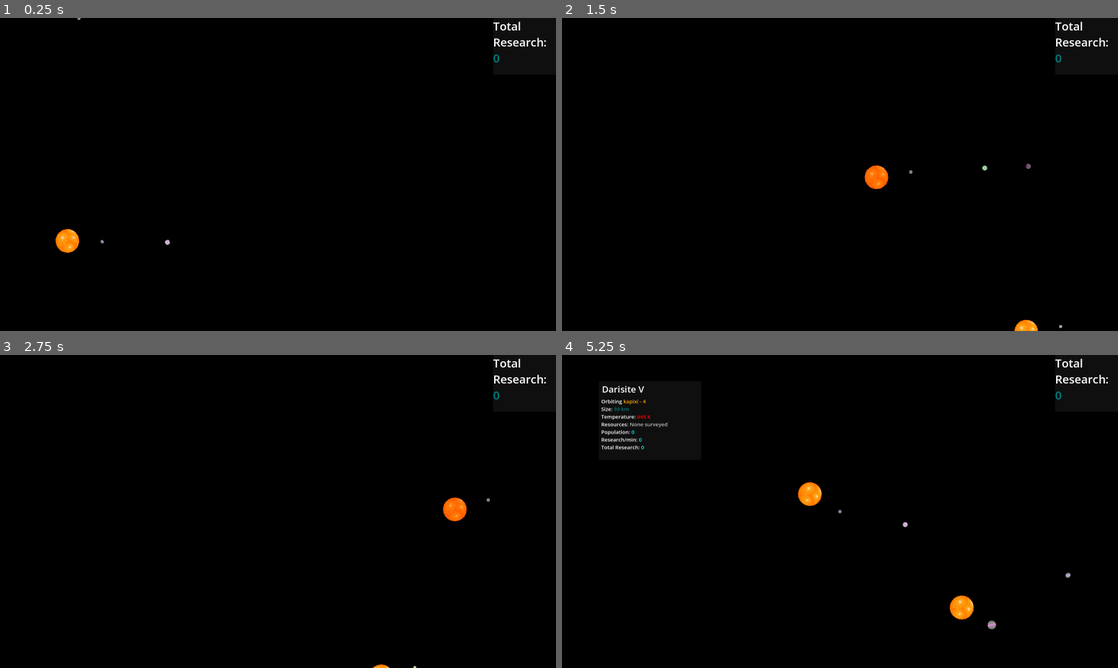
Above: before the commit, frames 1-4 (two rows, left to right).
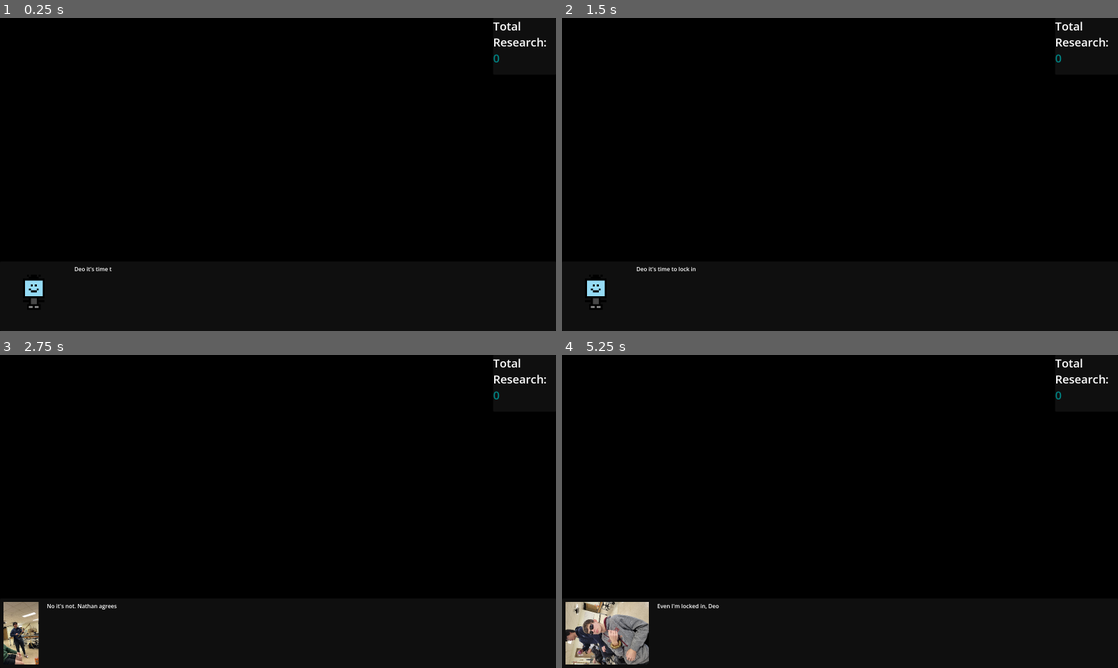
Above: after the commit, the same moments.

Repository: matthman2019/cac-space-game
Game: Godot game, scene res://entities/scenes/GAME.tscn
The game is run twice, just before and just after one commit, with the same random seed, the same clock (stepped at 60 frames per second) and the same inputs.
Inputs (mouse positions are in pixels of both pictures, inside the frame that each line leads up to):
- Up to frame 1 (0.25 s): no input
- Up to frame 2 (1.5 s): tap Enter at 0.5 s; drag from (639, 21) to (662, 243) at 0.52 s; drag from (867, 221) to (1079, 215) at 1.27 s
- Up to frame 3 (2.75 s): tap Space at 2 s; move the mouse to (333, 442) at 2.02 s; click (333, 442) at 2.17 s
- Up to frame 4 (5.25 s): tap Enter at 2.75 s; drag from (979, 667) to (673, 464) at 2.77 s; tap Space at 3.5 s; drag from (856, 633) to (867, 511) at 3.52 s; drag from (773, 423) to (956, 448) at 4.27 s; move the mouse to (867, 420) at 5.02 s; click (867, 420) at 5.17 s

The runs differ from the first frame. In frame 1, 0.5% of the frame differs, in the area x 4-31%, y 0-93%; in frame 2, 0.7%; in frame 3, 1.6%; in frame 4, 4.2%, in the area x 0-92%, y 9-99%.

Commit message:
Added Loading and Dialogue
Loading now works! Check out loadSave() in system_map.gd. Also put dialogue into the main scene.

Diff:
--- a/entities/scenes/GAME.tscn
+++ b/entities/scenes/GAME.tscn
@@ -4,6 +4,7 @@
 [ext_resource type="PackedScene" uid="uid://bhaxw383vgqjt" path="res://entities/scenes/system_map.tscn" id="2_a388t"]
 [ext_resource type="PackedScene" uid="uid://nqi2ykyfpor3" path="res://interface/researchCount.tscn" id="3_g8udf"]
 [ext_resource type="PackedScene" uid="uid://bgewstgpfo7dr" path="res://interface/planet_info_gui.tscn" id="3_planet_gui"]
+[ext_resource type="PackedScene" uid="uid://ce7uiaq3jd2ar" path="res://entities/scenes/dialog.tscn" id="5_ohjsi"]
 
 [node name="GAME" type="Node2D" unique_id=2041336532]
 
@@ -40,3 +41,7 @@
 layout_mode = 1
 
 [node name="SystemMap" parent="." unique_id=960484211 instance=ExtResource("2_a388t")]
+
+[node name="CanvasLayer" parent="." unique_id=850405962 instance=ExtResource("5_ohjsi")]
+
+[editable path="CanvasLayer"]
--- a/entities/scripts/miscScripts/DialogPanel.gd
+++ b/entities/scripts/miscScripts/DialogPanel.gd
@@ -68,3 +68,4 @@
 	await dialog(deo, "No it's not. Nathan agrees")
 	await dialog(nathan, "Even I'm locked in, Deo")
 	await dialog(deo, "Shoot")
+	visible = false
--- a/entities/scripts/planetScripts/Planet.gd
+++ b/entities/scripts/planetScripts/Planet.gd
@@ -4,7 +4,6 @@
 var MIN_SPIN_SPEED: float = 0.3
 var MAX_SPIN_SPEED: float = 1.0
 
-var textureList = []
 @onready var sprite: Sprite2D = $ShadedPlanet
 @onready var gui = get_tree().get_first_node_in_group("planet_info_gui")
 
@@ -20,6 +19,7 @@
 @export_custom(PROPERTY_HINT_SAVE_FILE, "save") var resources: Array = []
 @export_custom(PROPERTY_HINT_SAVE_FILE, "save") var darkColor: Vector3 = Vector3.ZERO
 @export_custom(PROPERTY_HINT_SAVE_FILE, "save") var lightColor: Vector3 = Vector3.ONE
+@export_custom(PROPERTY_HINT_SAVE_FILE, "save") var textureID : int = 0
 
 # --- ORBIT ---
 @export_custom(PROPERTY_HINT_SAVE_FILE, "save") var starPos: Vector2
@@ -54,6 +54,7 @@
 		darkColor = pData.darkColor
 		lightColor = pData.lightColor
 		sprite.setColors(darkColor, lightColor) # this must be run on setup()
+		textureID = pData.textureID
 
 func _process(delta: float) -> void:
 	angle += orbitSpeed * delta
@@ -72,8 +73,8 @@
 func _ready():
 	$Area2D.connect("input_event", _onStaticBody2dInputEvent)
 	$Area2D.connect("mouse_exited", _onStaticBody2dMouseExited)
-	loadPlanetTextures()
-	sprite.texture = textureList.pick_random()
+	sprite.texture = PlanetTextureLoader.textureList[textureID]
+	$ShadedPlanet.setColors(darkColor, lightColor)
 
 func _onStaticBody2dInputEvent(viewport: Node, event: InputEvent, shape_idx: int) -> void:
 	if event is InputEventMouseButton and not click and event.button_index == MOUSE_BUTTON_LEFT:
@@ -95,18 +96,16 @@
 	if gui != null:
 		gui.visible = false
 
-func loadPlanetTextures():
-	var textureLocation = "res://assets/grayscalePlanets/"
-	var fileAccess = DirAccess.open(textureLocation)
-	for file in fileAccess.get_files():
-		if file.ends_with(".import"):
-			continue
-		textureList.append(load(textureLocation.path_join(file)))
+
 
 func toDict():
 	var returnDict = {}
 	for property in get_property_list():
-		if property["hint_string"] == "save":
+		if property["hint_string"] == "save" or property["name"] == "position":
 			var name = property["name"]
-			returnDict[name] = self.get(name)
+			returnDict[name] = var_to_str(self.get(name))
 	return returnDict
+
+func fromDict(dict : Dictionary):
+	for key in dict.keys():
+		set(key, str_to_var(dict[key]))
--- /dev/null
+++ b/entities/scripts/planetScripts/PlanetTextureLoader.gd
@@ -0,0 +1,15 @@
+extends Node
+
+var textureList = []
+
+func loadPlanetTextures():
+	var textureLocation = "res://assets/grayscalePlanets/"
+	var fileAccess = DirAccess.open(textureLocation)
+	for file in fileAccess.get_files():
+		if file.ends_with(".import"):
+			continue
+		textureList.append(load(textureLocation.path_join(file)))
+
+# Called when the node enters the scene tree for the first time.
+func _ready() -> void:
+	loadPlanetTextures()
--- a/entities/scripts/planetScripts/shaded_planet_sprite_test.gd
+++ b/entities/scripts/planetScripts/shaded_planet_sprite_test.gd
@@ -15,7 +15,7 @@
 
 # Called when the node enters the scene tree for the first time.
 func _ready() -> void:
-	shuffleColor()
+	pass
 
 
 # Called every frame. 'delta' is the elapsed time since the previous frame.
--- a/entities/scripts/systemScripts/solar_system.gd
+++ b/entities/scripts/systemScripts/solar_system.gd
@@ -51,15 +51,33 @@
 	planet.add_to_group("planets")
 	planet.setup($Star.position, planetData)
 
+func addPlanetFromDict(dict : Dictionary):
+	var planet : Planet = planetScene.instantiate()
+	planet.fromDict(dict)
+	add_child(planet)
+	planet.add_to_group("planets")
+
+
+
 func toDict():
 	var returnDict = {}
 	for property in get_property_list():
-		if property["hint_string"] == "save":
+		if property["hint_string"] == "save" or property["name"] == "position":
+			@warning_ignore("shadowed_variable_base_class")
 			var name = property["name"]
-			returnDict[name] = self.get(name)
+			returnDict[name] = var_to_str(self.get(name))
 	var planetList = []
 	for child in get_children():
 		if child is Planet:
 			planetList.append(child.toDict())
 	returnDict["planetList"] = planetList
 	return returnDict
+
+func fromDict(data : Dictionary):
+	for key in data.keys():
+		if key == "planetList": continue
+		set(key, str_to_var(data[key]))
+	position = str_to_var(data["position"])
+
+	for planetDict in data["planetList"]:
+		addPlanetFromDict(planetDict)
--- a/entities/scripts/systemScripts/system_map.gd
+++ b/entities/scripts/systemScripts/system_map.gd
@@ -2,6 +2,7 @@
 extends Node2D
 
 var solarSystemScene = preload("res://entities/scenes/solarSystem.tscn")
+var saveLocation : String = "res://testing/saves/galaxySave.txt"
 
 class StarData:
 	var name: String = "Star"
@@ -27,8 +28,10 @@
 	var orbitSize : float = 10.0
 	var orbitSpeed = (1.0 / sqrt(orbitSize / 100.0)) / 10.0
 	var spinSpeed : float = 1
+	var textureID : int = 0
 	func _init(planetName: String, planetSize: int, planetTemp: int, systemOrder: int, planetResources: Array, planetStarName: String,
-	planetCurrentPop: int, planetResearchSec: int, planetTotalResearch: int, darkColorVec : Vector3, lightColorVec : Vector3):
+	planetCurrentPop: int, planetResearchSec: int, planetTotalResearch: int, darkColorVec : Vector3, lightColorVec : Vector3,
+	planetTextureID : int):
 		name = planetName
 		size = planetSize
 		temperature = planetTemp
@@ -40,6 +43,7 @@
 		totalResearch = planetTotalResearch
 		darkColor = darkColorVec
 		lightColor = lightColorVec
+		textureID = planetTextureID
 
 class System:
 	var location: Vector2 = Vector2(0, 0)
@@ -65,6 +69,9 @@
 var systemList: Array = []
 
 func _ready() -> void:
+	loadSave()
+
+func generateUniverse():
 	GlobalRNG.rng.seed = UNIVERSE_SEED
 
 	for i in range(GlobalRNG.rng.randi_range(MIN_SYSTEMS, MAX_SYSTEMS)):
@@ -79,6 +86,7 @@
 		var systemStarName: String = starArray[0]
 
 		var planetList: Array = []
+		var planetTextureAmount = len(PlanetTextureLoader.textureList) - 1
 		for j in range(MIN_PLANETS, GlobalRNG.rng.randi_range(MIN_PLANETS + 1, MAX_PLANETS + 1)):
 			var darkColor : Vector3 = Vector3(GlobalRNG.rng.randf_range(0, 0.5), GlobalRNG.rng.randf_range(0, 0.5), GlobalRNG.rng.randf_range(0, 0.5))
 			var lightColor : Vector3 = Vector3(1, 1, 1) - darkColor
@@ -93,7 +101,8 @@
 				0,
 				0,
 				darkColor,
-				lightColor
+				lightColor,
+				GlobalRNG.rng.randi_range(0, planetTextureAmount)
 			))
 
 		var system = System.new(pos, planetList, [StarData.new(starArray[0], starArray[1], starArray[2])])
@@ -117,10 +126,32 @@
 func save():
 	var saveData = JSON.stringify(toDict(), "	")
 	# change this to user:// when we export
-	var saveFile = FileAccess.open("res://testing/saves/galaxySave.txt", FileAccess.WRITE)
+	var saveFile = FileAccess.open(saveLocation, FileAccess.WRITE)
 	if saveFile:
 		saveFile.store_string(saveData)
 		saveFile.close()
 		print("Written save data successfully!")
 	else:
 		push_error("Hey we weren't able to open / write the save file!")
+
+func loadSave():
+	var saveString = FileAccess.get_file_as_string(saveLocation)
+	if saveString.is_empty():
+		push_error("Hey we weren't able to open / write the save file!")
+		return
+
+	var saveDict = JSON.parse_string(saveString)
+	if not saveDict:
+		push_error("Failed to parse save file!")
+
+	for system in saveDict:
+		var solarSys = solarSystemScene.instantiate()
+		add_child(solarSys)
+		solarSys.fromDict(system)
+
+# autosave on close
+func _notification(what: int) -> void:
+	if what == NOTIFICATION_WM_CLOSE_REQUEST:
+		print("Quitting...")
+		await save()
+		get_tree().quit()
--- a/project.godot
+++ b/project.godot
@@ -18,6 +18,7 @@
 [autoload]
 
 GlobalRNG="*res://entities/scripts/miscScripts/GlobalRNG.gd"
+PlanetTextureLoader="*uid://pi6ch0csxyx7"
 
 [display]
 
Not shown, added: entities/scripts/planetScripts/PlanetTextureLoader.gd.uid
